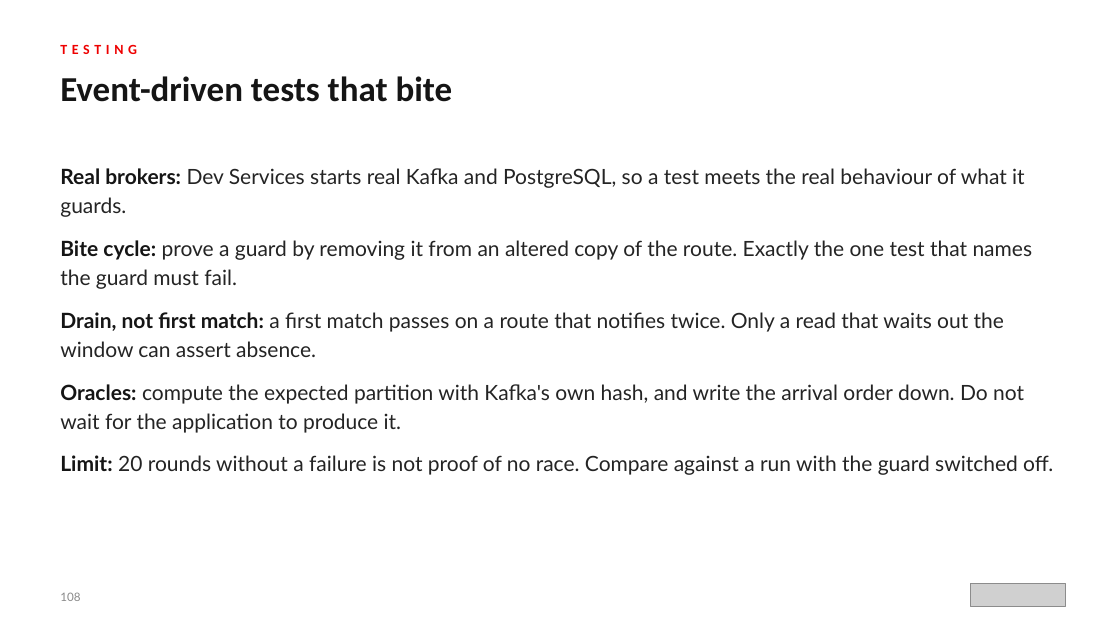
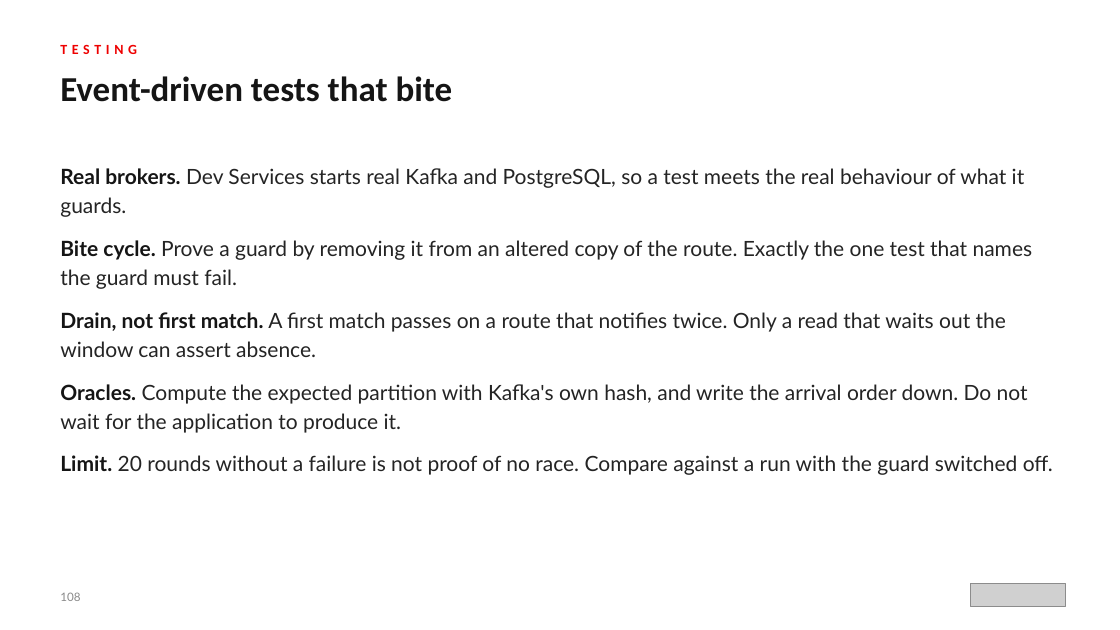
Before and after one commit to patterncatalyst/event-driven-patterns-with-quarkus-and-camel, a slide deck: slide 108 of lgtm-presentation/Event-Driven-Patterns-with-Quarkus-and-Camel.pptx. Drawn at 1120x630 pixels with LibreOffice and Linux fonts; fonts in the diff are those of the drawing; grey boxes stand for pictures. Boxes give left, top, right and bottom in pixels: in the first picture for what was removed or moved away, otherwise in the second. Text is boxed around its words. In the diff, an @@ line names an element or a change of style, - is before the commit and + after.

Commit message:
fix(r15.0): validation round 1 repairs

```diff
--- a/lgtm-presentation/Event-Driven-Patterns-with-Quarkus-and-Camel.pptx
+++ b/lgtm-presentation/Event-Driven-Patterns-with-Quarkus-and-Camel.pptx
@@ text at box(60, 168, 1053, 475): text changed @@
-● Real brokers: Dev Services starts real Kafka and PostgreSQL, so a test meets the real behaviour of what it guards.
-● Bite cycle: prove a guard by removing it from an altered copy of the route. Exactly the one test that names the guard must fail.
-● Drain, not first match: a first match passes on a route that notifies twice. Only a read that waits out the window can assert absence.
-● Oracles: compute the expected partition with Kafka's own hash, and write the arrival order down. Do not wait for the application to produce it.
-● Limit: 20 rounds without a failure is not proof of no race. Compare against a run with the guard switched off.
+● Real brokers. Dev Services starts real Kafka and PostgreSQL, so a test meets the real behaviour of what it guards.
+● Bite cycle. Prove a guard by removing it from an altered copy of the route. Exactly the one test that names the guard must fail.
+● Drain, not first match. A first match passes on a route that notifies twice. Only a read that waits out the window can assert absence.
+● Oracles. Compute the expected partition with Kafka's own hash, and write the arrival order down. Do not wait for the application to produce it.
+● Limit. 20 rounds without a failure is not proof of no race. Compare against a run with the guard switched off.
```
Also in this commit, not shown: 27 other slides changed, 22 other files.
